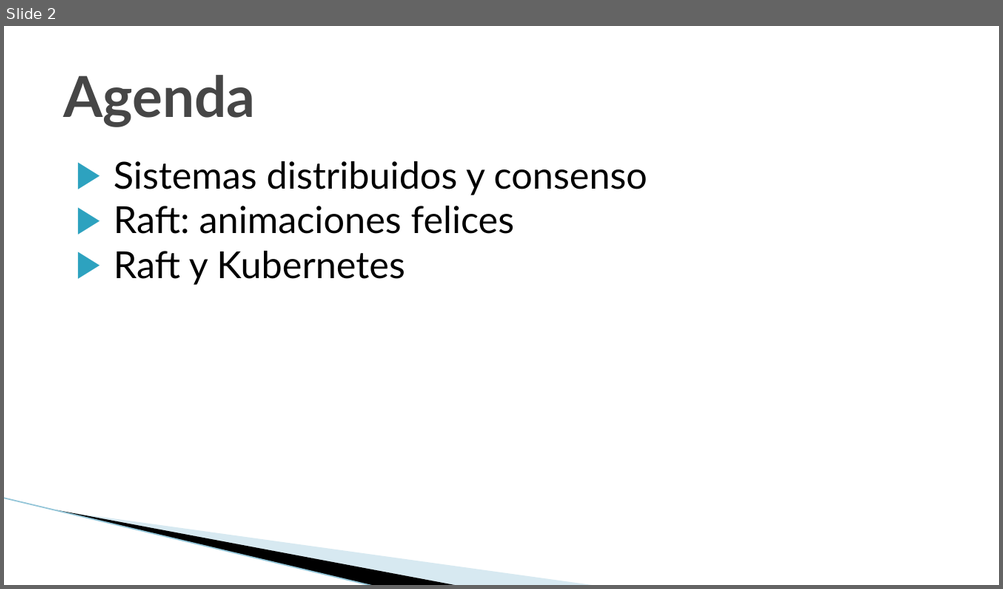
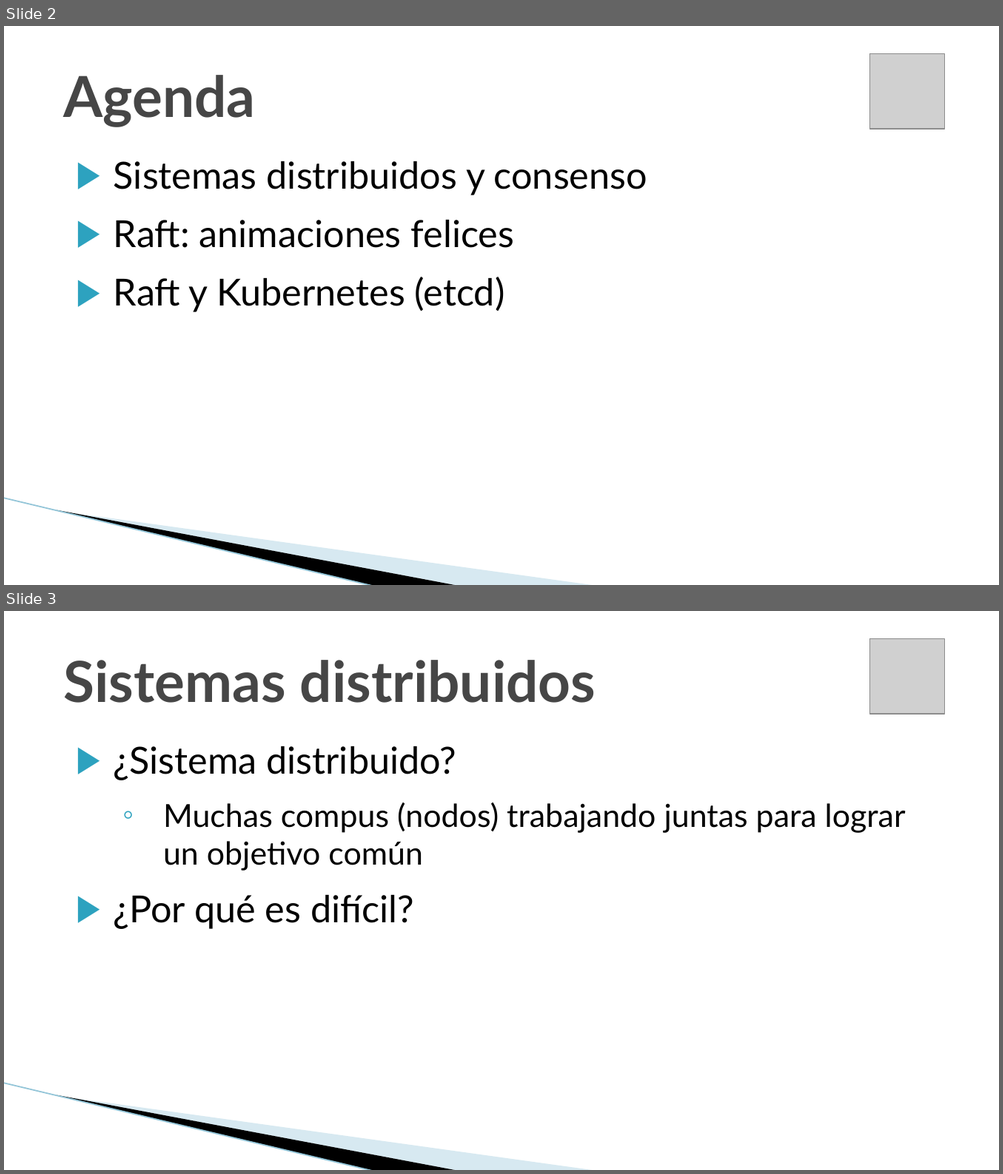
Before and after one commit to jbarbosat/mis-desmadres, a slide deck: presentaciones/cloud_native_mexico/raft_introduccion.odp. Shown one above the other, each under a label of ours: slide 2 before the commit, slides 2 and 3 after it. The pictures are 1003x589 and 1003x1174 pixels, drawn with LibreOffice and Linux fonts; fonts in the diff are those of the drawing; grey boxes stand for pictures; background and template pictures are left out. Boxes give left, top, right and bottom in pixels: in the first picture for what was removed or moved away, otherwise in the second. Text is boxed around its words. In the diff, an @@ line names an element or a change of style, - is before the commit and + after.

```diff
--- a/presentaciones/cloud_native_mexico/raft_introduccion.odp
+++ b/presentaciones/cloud_native_mexico/raft_introduccion.odp
@@ slide 3 added at <box>4,611,999,1170</box>, background #FFFFFF; not listed: 3 template elements that a slide beside it also shows @@
@@ picture added at <box>869,639,944,713</box> @@
@@ title added at <box>64,660,596,703</box>, 41 pt, text #464646, bold @@
+Sistemas distribuidos
@@ text added at <box>114,746,905,929</box>, 23 pt, text #000000 @@
+▶ ¿Sistema distribuido?
+  ◦ Muchas compus (nodos) trabajando juntas para lograr un objetivo común
+▶ ¿Por qué es difícil?
@@ slide 2 changed as well @@
@@ picture added at <box>869,54,944,128</box> @@
@@ text at <box>114,220,514,248</box>: more space between paragraphs @@
@@ text at <box>114,277,505,312</box>: text changed @@
-▶ Raft y Kubernetes
+▶ Raft y Kubernetes (etcd)
```
Also in this commit, not shown: 2 other slides changed, 14 other slides added, 1 other file.
